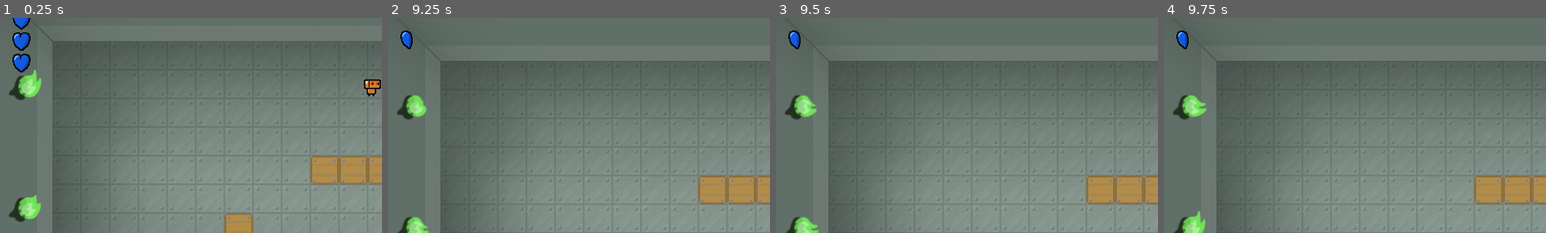
Above: before the commit, frames 1-4 (left to right).
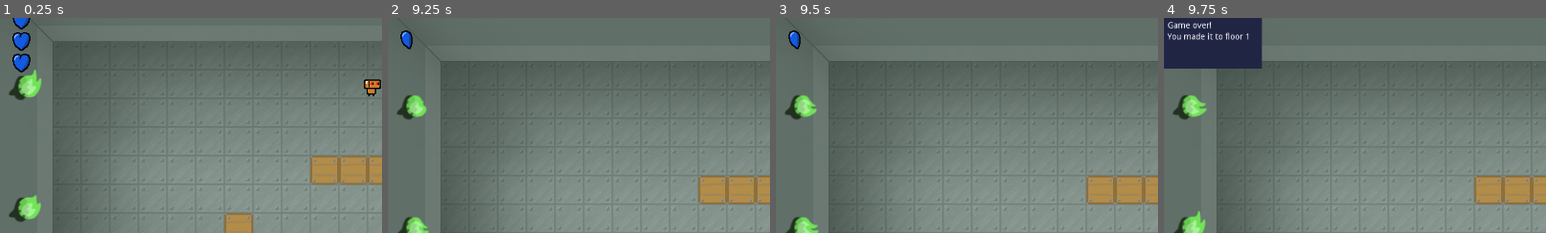
Above: after the commit, the same moments.

Repository: actually-reb/fenrir-2020
Game: Godot game, scene res://scene/Main.tscn
The game is run twice, just before and just after one commit, with the same random seed, the same clock (stepped at 60 frames per second) and the same inputs.
Inputs (mouse positions are % of the whole screen's width and height, from its top left):
- Up to frame 1 (0.25 s): no input
- Up to frame 2 (9.25 s): move the mouse to (72, 45) at 0.52 s; hold D (move_right) 0.53-1.28 s; click (72, 45) at 0.67 s; move the mouse to (30, 55) at 1.27 s; hold S (move_down) 1.28-2.03 s; move the mouse to (60, 28) at 2.02 s; hold D (move_right) 2.03-2.78 s; move the mouse to (45, 70) at 2.77 s; hold W (move_up) 2.78-3.53 s; click (45, 70) at 2.92 s; move the mouse to (80, 65) at 3.52 s; hold A (move_left) 3.53-5.03 s; move the mouse to (20, 35) at 4.27 s; move the mouse to (55, 50) at 5.02 s; hold S (move_down) 5.03-5.78 s; click (55, 50) at 5.17 s; move the mouse to (35, 25) at 5.77 s; hold D (move_right) 5.78-6.53 s; move the mouse to (72, 45) at 6.52 s; hold W (move_up) 6.53-7.28 s; move the mouse to (30, 55) at 7.27 s; hold D (move_right) 7.28-8.03 s; click (30, 55) at 7.42 s; move the mouse to (60, 28) at 8.02 s; hold S (move_down) 8.03-8.78 s; move the mouse to (45, 70) at 8.77 s; hold A (move_left) from 8.78 s (still down)
- Up to frame 3 (9.5 s): keep holding A (move_left)
- Up to frame 4 (9.75 s): move the mouse to (80, 65) at 9.52 s; release A (move_left) at 9.53 s; hold W (move_up) from 9.53 s (still down); click (80, 65) at 9.67 s
The pictures show only the part of the screen within x 0-50%, y 0-50%; the shares and areas given below are measured in that part.

Frames 1-3 are identical in both runs. In frame 4, 6.0% of the frame differs, in the area x 0-26%, y 0-24%.
Error before the commit: Invalid get index 'health' (on base: 'previously freed instance'). (res://scene/Game.gd:69)
Error after the commit: Invalid get index 'health' (on base: 'previously freed instance'). (res://scene/Game.gd:70)

Commit message:
very basic game over

Diff:
--- a/scene/Game.gd
+++ b/scene/Game.gd
@@ -14,6 +14,7 @@
 
 func _ready():
 	player = PLAYER.instance()
+	player.connect("died", self, "game_over")
 
 	var dir = Directory.new()
 	if dir.open("res://floors/designs/") == OK:
@@ -69,3 +70,7 @@
 		health_bar.set_health(player.health)
 	else:
 		health_bar.set_health(0)
+
+func game_over():
+	$GameOver.visible = true
+	$GameOver.set_floor_count(Global.current_floor)
--- a/scene/Game.tscn
+++ b/scene/Game.tscn
@@ -1,9 +1,10 @@
-[gd_scene load_steps=7 format=2]
+[gd_scene load_steps=8 format=2]
 
 [ext_resource path="res://sfx/elevator_moving002.wav" type="AudioStream" id=1]
 [ext_resource path="res://scene/Game.gd" type="Script" id=2]
 [ext_resource path="res://music/game1.ogg" type="AudioStream" id=3]
 [ext_resource path="res://scene/HealthBar.tscn" type="PackedScene" id=4]
+[ext_resource path="res://scene/GameOver.gd" type="Script" id=5]
 
 [sub_resource type="Animation" id=1]
 resource_name = "enter"
@@ -67,3 +68,37 @@
 
 [node name="ElevatorSound" type="AudioStreamPlayer" parent="."]
 stream = ExtResource( 1 )
+
+[node name="GameOver" type="Node2D" parent="."]
+visible = false
+z_index = 100
+script = ExtResource( 5 )
+
+[node name="ColorRect" type="ColorRect" parent="GameOver"]
+margin_right = 164.0
+margin_bottom = 85.0
+color = Color( 0.133333, 0.14902, 0.270588, 1 )
+__meta__ = {
+"_edit_use_anchors_": false
+}
+
+[node name="Label" type="Label" parent="GameOver"]
+margin_left = 6.0
+margin_top = 6.0
+margin_right = 80.0
+margin_bottom = 20.0
+custom_colors/font_color = Color( 1, 1, 1, 1 )
+text = "Game over!"
+__meta__ = {
+"_edit_use_anchors_": false
+}
+
+[node name="FloorLabel" type="Label" parent="GameOver"]
+margin_left = 6.0
+margin_top = 25.0
+margin_right = 80.0
+margin_bottom = 39.0
+custom_colors/font_color = Color( 1, 1, 1, 1 )
+__meta__ = {
+"_edit_use_anchors_": false
+}
--- /dev/null
+++ b/scene/GameOver.gd
@@ -0,0 +1,7 @@
+extends Node2D
+
+func _ready():
+	pass
+
+func set_floor_count(num):
+	$FloorLabel.text = "You made it to floor " + str(num)
